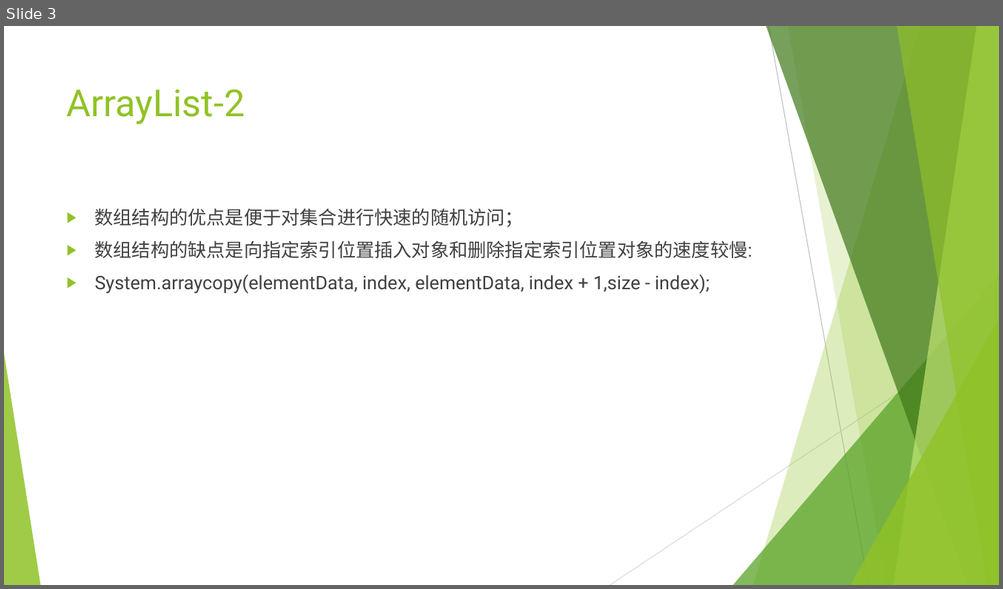
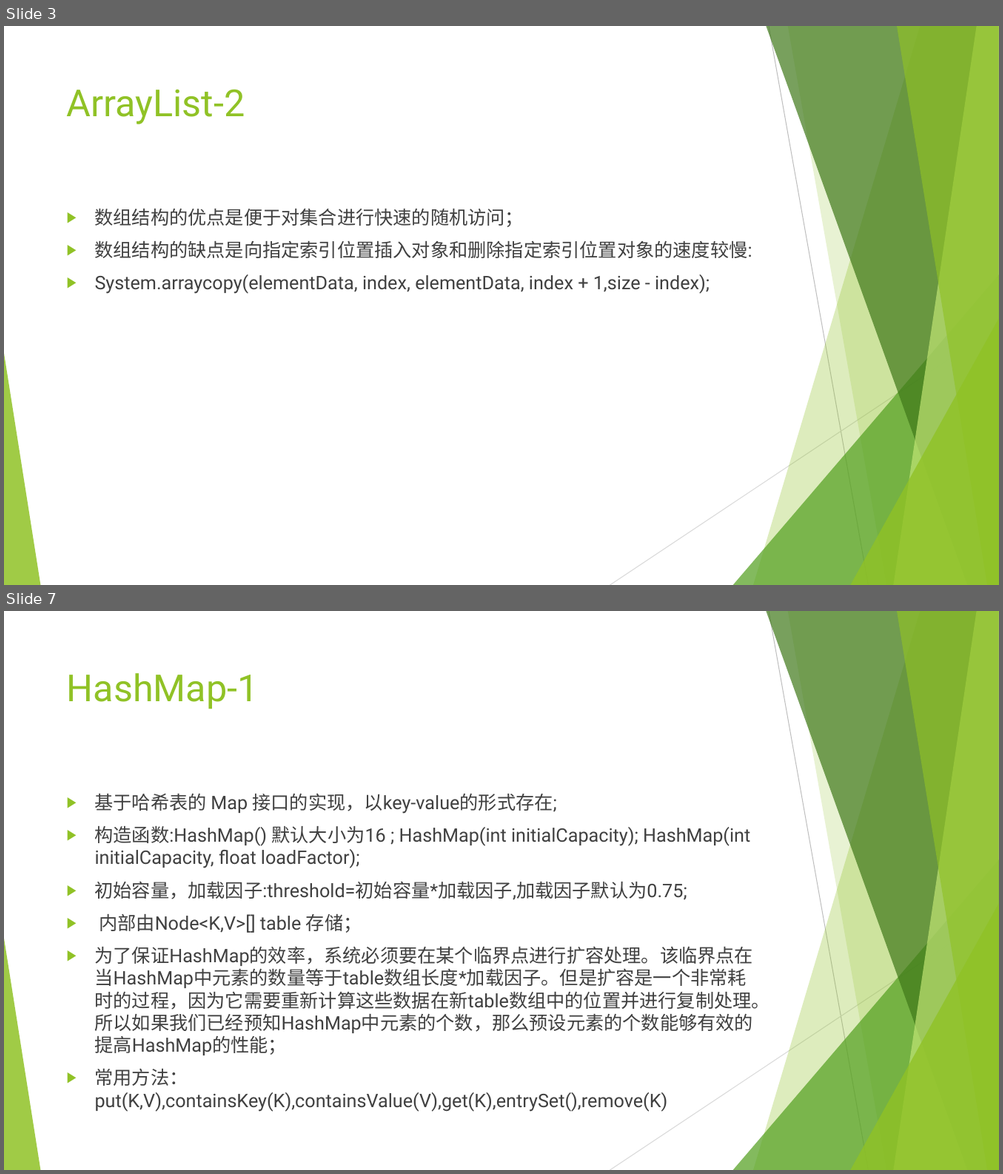
Before and after one commit to mrzhangs1015916/javaLearn, a slide deck: src/mapAndSet/JAVA集合类学习.pptx. Shown one above the other, each under a label of ours: slide 3 before the commit, slides 3 and 7 after it; the slides between them are not shown. The pictures are 1003x589 and 1003x1174 pixels, drawn with LibreOffice and Linux fonts; fonts in the diff are those of the drawing. Boxes give left, top, right and bottom in pixels: in the first picture for what was removed or moved away, otherwise in the second. Text is boxed around its words. In the diff, an @@ line names an element or a change of style, - is before the commit and + after.

```diff
--- a/src/mapAndSet/JAVA集合类学习.pptx
+++ b/src/mapAndSet/JAVA集合类学习.pptx
@@ slide 7 added at box(4, 611, 999, 1170), background #FFFFFF; not listed: 10 template elements that a slide beside it also shows @@
@@ title added at box(67, 673, 259, 709), 36 pt, text #90C226 @@
+HashMap-1
@@ text added at box(95, 794, 770, 1112), 18 pt, text #404040 @@
+▶ 基于哈希表的 Map 接口的实现，以key-value的形式存在;
+▶ 构造函数:HashMap() 默认大小为16 ; HashMap(int initialCapacity); HashMap(int initialCapacity, float loadFactor);
+▶ 初始容量，加载因子:threshold=初始容量*加载因子,加载因子默认为0.75;
+▶ 内部由Node<K,V>[] table 存储；
+▶ 为了保证HashMap的效率，系统必须要在某个临界点进行扩容处理。该临界点在当HashMap中元素的数量等于table数组长度*加载因子。但是扩容是一个非常耗时的过程，因为它需要重新计算这些数据在新table数组中的位置并进行复制处理。所以如果我们已经预知HashMap中元素的个数，那么预设元素的个数能够有效的提高HashMap的性能；
+▶ 常用方法：put(K,V),containsKey(K),containsValue(V),get(K),entrySet(),remove(K)
```
Also in this commit, not shown: 4 other slides added, 4 other files.
